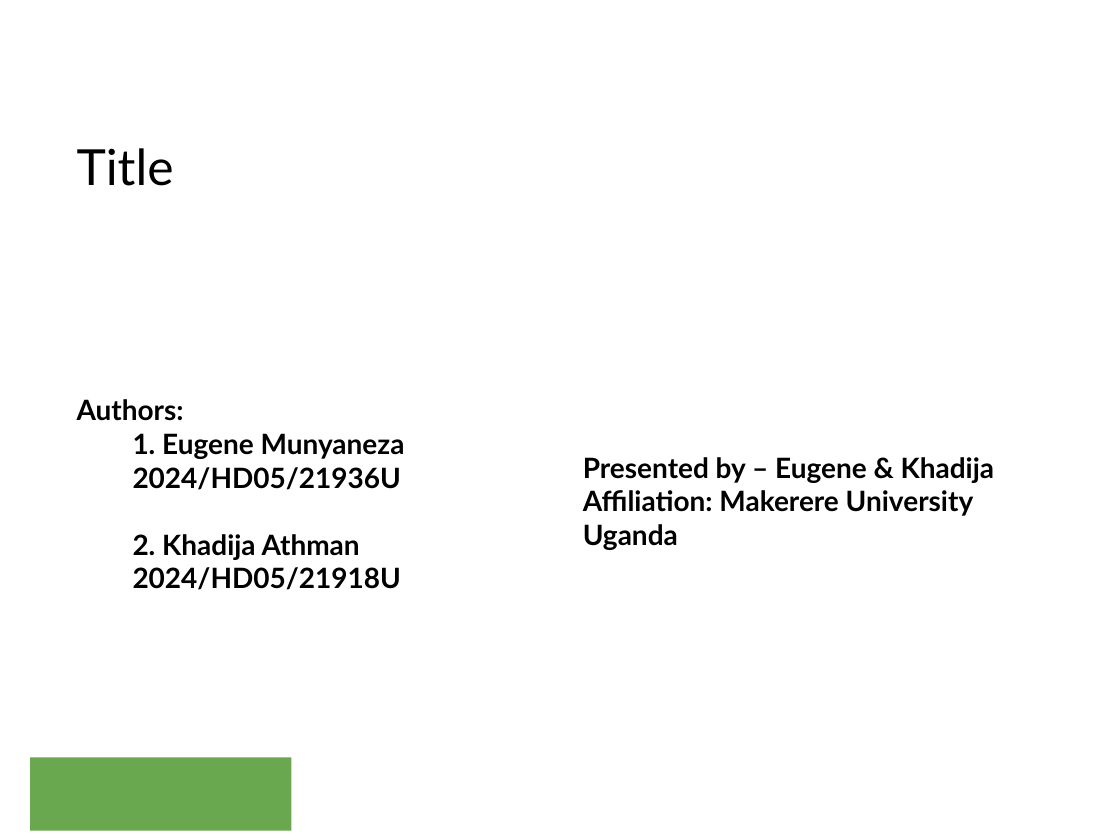
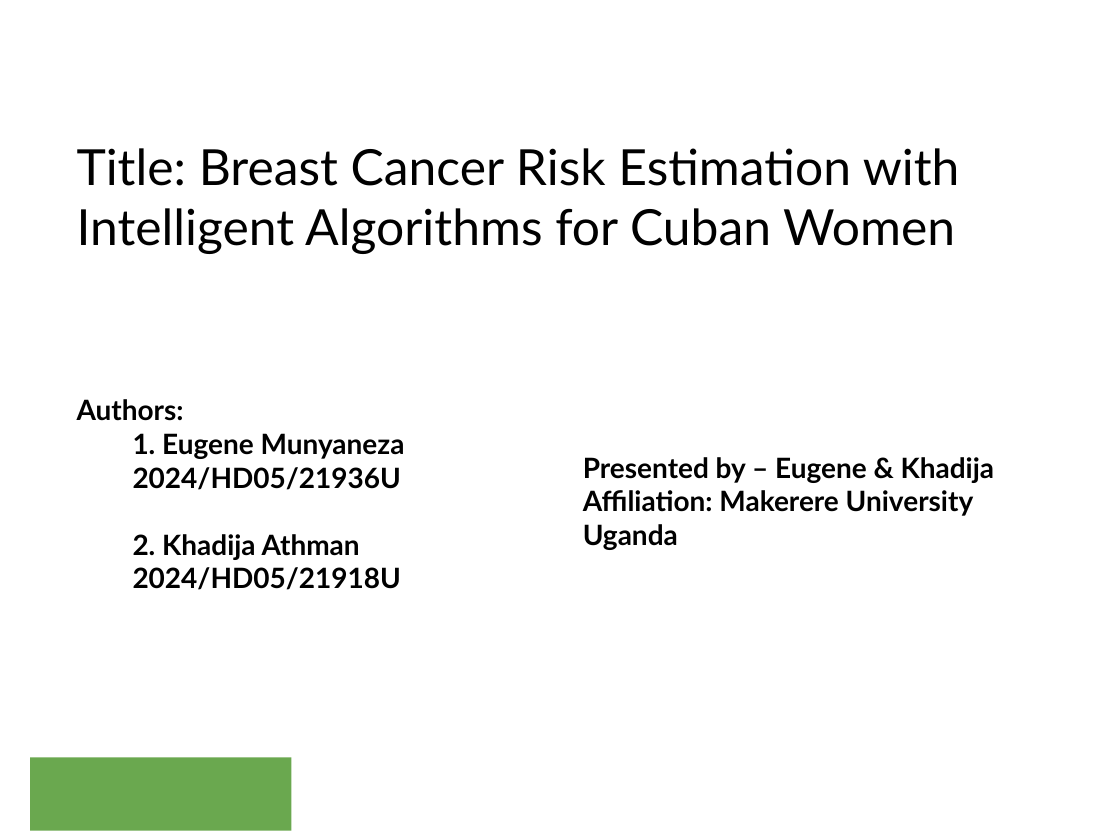
Before and after one commit to uginm102/MCSC-MUK, a slide deck: slide 1 of MCS7103-MachineLearning/Presentation.pptx. Drawn at 1120x840 pixels with LibreOffice and Linux fonts; fonts in the diff are those of the drawing; background and template pictures are left out. Boxes give left, top, right and bottom in pixels: in the first picture for what was removed or moved away, otherwise in the second. Text is boxed around its words. In the diff, an @@ line names an element or a change of style, - is before the commit and + after.

Commit message:
Added title to presentation

```diff
--- a/MCS7103-MachineLearning/Presentation.pptx
+++ b/MCS7103-MachineLearning/Presentation.pptx
@@ text at [77, 148, 960, 254]: text changed @@
-Title
+Title: Breast Cancer Risk Estimation with Intelligent Algorithms for Cuban Women
```
Also in this commit, not shown: 1 other file.
